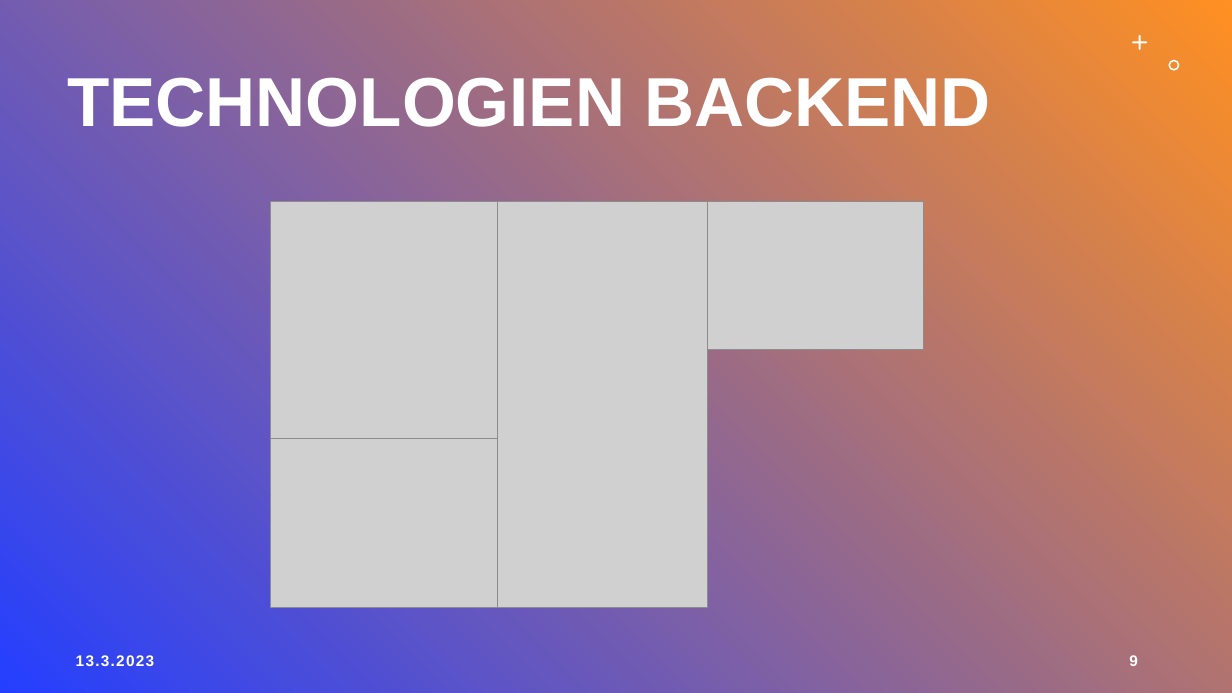
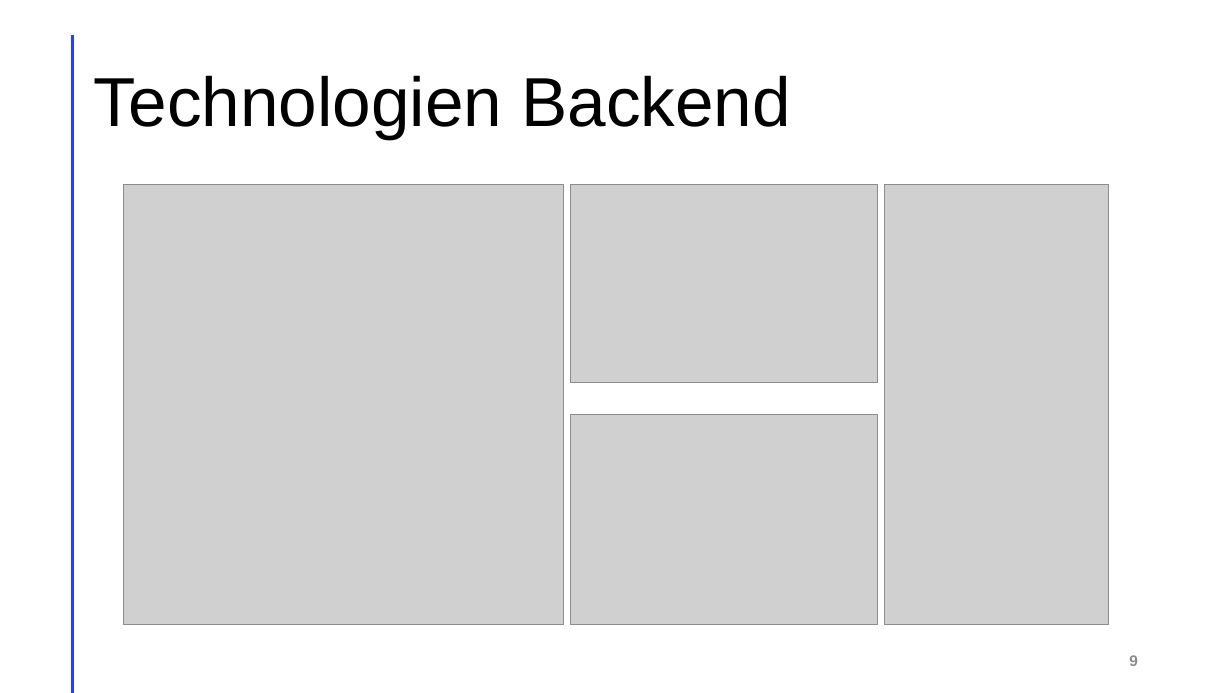
Before and after one commit to LegitesMax/multiflexlbkv, a slide deck: slide 9 of Präsentation/ProjectAward.pptx. Drawn at 1232x693 pixels with LibreOffice and Linux fonts; fonts in the diff are those of the drawing; grey boxes stand for pictures. Boxes give left, top, right and bottom in pixels: in the first picture for what was removed or moved away, otherwise in the second. Text is boxed around its words. In the diff, an @@ line names an element or a change of style, - is before the commit and + after.

```diff
--- a/Präsentation/ProjectAward.pptx
+++ b/Präsentation/ProjectAward.pptx
@@ background gradient #243FFF to #FF9022 to #FFFFFF @@
@@ line added from (72, 36) to (72, 692), #FF9022 2 pt @@
@@ freeform shape removed at (1132, 35, 1148, 51) @@
@@ title at (94, 75, 791, 139): text changed; text colour #FFFFFF to #000000; bold off @@
-TECHNOLOGIEN BACKEND
+Technologien Backend
@@ freeform shape removed at (1169, 60, 1180, 71) @@
@@ picture: place and size @@
-picture at (271, 201, 512, 443)
+picture at (123, 185, 563, 625)
@@ picture: place and size @@
-picture at (271, 439, 501, 607)
+picture at (570, 185, 877, 383)
@@ picture: place and size @@
-picture at (497, 201, 708, 608)
+picture at (884, 185, 1109, 625)
@@ picture: place and size @@
-picture at (708, 201, 923, 350)
+picture at (570, 414, 877, 624)
@@ text removed at (76, 655, 154, 666) @@
-13.3.2023
@@ page number at (1129, 655, 1138, 666): text colour #FFFFFF to #8C8C8C @@
```
Also in this commit, not shown: 8 other slides changed, 1 slide added, 1 slide removed, 3 other files.
